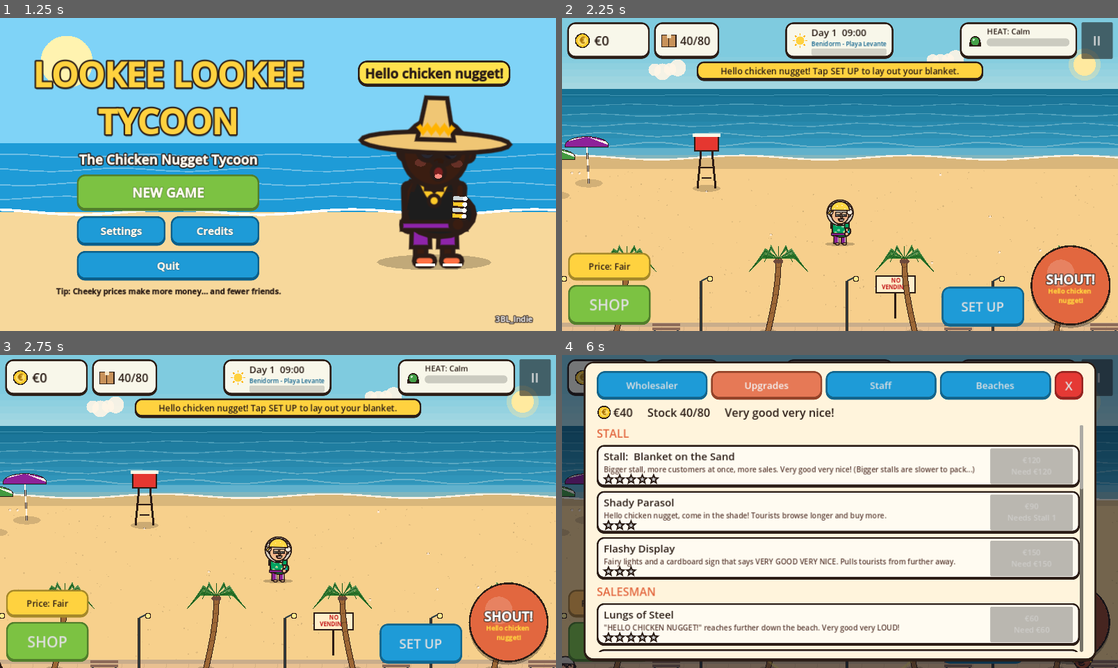
Above: before the commit, frames 1-4 (two rows, left to right).
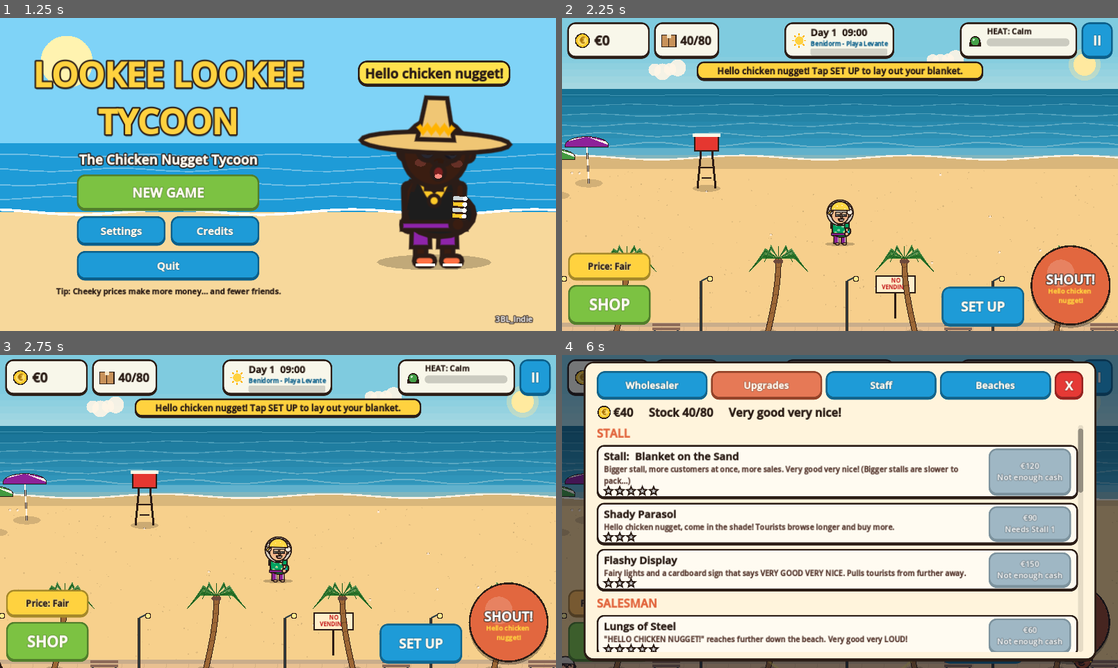
Above: after the commit, the same moments.

Repository: jamesbell2021/Animation-
Game: Godot game, scene res://scenes/main_menu.tscn
Same seed, same stepped clock (60 frames per second), same inputs: the game is played once before the commit and once after it.
Inputs (mouse positions are in pixels of both pictures, inside the frame that each line leads up to):
- Up to frame 1 (1.25 s): click "NEW GAME" at 0.5 s
- Up to frame 2 (2.25 s): click "NEW GAME" at 1.25 s; click "VERY GOOD VERY NICE! LET'S GO!" at 2 s
- Up to frame 3 (2.75 s): no input
- Up to frame 4 (6 s): click "II" at 2.75 s; click "RESUME" at 3.5 s; tap Enter (ui_accept) at 4.25 s; move the mouse to (962, 495) at 4.27 s; hold M (markup) 4.28-5 s; hold Space (shout) 4.28-5 s; click (962, 495) at 4.42 s; tap B (open_shop) at 4.52, 4.82 s; tap E (toggle_stall) at 4.55 s; click "Wholesaler" at 5 s; click "Upgrades" at 5.75 s

Frame 1 is identical in both runs. In frame 2, 2.6% of the frame differs, in the area x 4-100%, y 1-94%; in frame 3, 2.6%; in frame 4, 28%, in the area x 3-100%, y 1-95%.

Commit message:
Lookee Lookee Tycoon: exports, icons, docs, CI and polish
Android/Web/Windows/Linux export presets, app icons and itch cover
rendered from the character rig, README with Android and itch.io export
steps, an art guide for the modular PNG overrides (every creator layer,
4x art, greyscale tinting, body-type variants), itch build script and a
GitHub Actions workflow that runs the smoke test and builds every
platform.

Fixes: HUD/overlay controls now get the game theme, police watch a stall
before charging (a fair window to pack up), shout reach and crowd
placement rebalanced, heat decays slower while exposed, SHOUT cooldown
sweep clamped, gender-neutral lines for cops/rivals. The smoke test now
backs up and restores your save.

Co-Authored-By: Claude Opus 5.5 <noreply@anthropic.com>
Claude-Session: https://claude.ai/code/session_01255KLZ91PkSJFBk5v4i9QT

Diff:
--- a/lookee-lookee-tycoon/autoload/game_manager.gd
+++ b/lookee-lookee-tycoon/autoload/game_manager.gd
@@ -37,6 +37,11 @@
 func _ready() -> void:
 	process_mode = Node.PROCESS_MODE_ALWAYS
 	_setup_input()
+	# Merge into Godot's default theme too: Controls under a CanvasLayer (HUD, overlays)
+	# don't inherit the root window's theme.
+	ThemeDB.get_default_theme().merge_with(UITheme.get_theme())
+	ThemeDB.get_default_theme().default_font = UITheme.bold_font()
+	ThemeDB.get_default_theme().default_font_size = UITheme.FONT_SIZE
 	get_tree().root.theme = UITheme.get_theme()
 	get_tree().set_auto_accept_quit(false)
 	get_tree().set_quit_on_go_back(false)
--- a/lookee-lookee-tycoon/autoload/random_events.gd
+++ b/lookee-lookee-tycoon/autoload/random_events.gd
@@ -51,7 +51,7 @@
 	},
 	"rival": {
 		"title": "Rival Vendor!", "duration": 45.0, "weight": 1.4, "good": false,
-		"text": "A rival is stealing your chicken nuggets! SHOUT near him to scare him off!",
+		"text": "A rival is stealing your chicken nuggets! SHOUT near the rival to scare them off!",
 		"mods": {},
 	},
 	"seagull": {
--- a/lookee-lookee-tycoon/autoload/upgrades.gd
+++ b/lookee-lookee-tycoon/autoload/upgrades.gd
@@ -63,7 +63,7 @@
 	},
 	"cousin": {
 		"name": "Cousin in the Policía", "category": "Escape", "max": 3, "cost": 300.0, "growth": 2.6,
-		"desc": "He hears things. He tells you things. Heat builds up slower.",
+		"desc": "Your cousin hears things. Your cousin tells you things. Heat builds up slower.",
 	},
 	"van": {
 		"name": "Rusty Van", "category": "Empire", "max": 2, "cost": 900.0, "growth": 3.0,
@@ -122,7 +122,7 @@
 		if level(rid) < int(req[rid]):
 			return "Needs %s %d" % [DEFS[rid].name, int(req[rid])]
 	if not Economy.can_afford(cost(id)):
-		return "Need %s" % Lines.money(cost(id))
+		return "Not enough cash"
 	return ""
 
 
--- a/lookee-lookee-tycoon/data/lines.gd
+++ b/lookee-lookee-tycoon/data/lines.gd
@@ -139,12 +139,12 @@
 const ESCAPED := [
 	"You escaped! Very good very nice!",
 	"Gone like the wind! Very good very nice!",
-	"Lost him in the paddling pool! Very good very nice!",
+	"Lost the cop in the paddling pool! Very good very nice!",
 ]
 
 const CAUGHT := [
 	"Caught! Not very good, not very nice!",
-	"He ran faster. Very good for him, very not nice for you.",
+	"The cop ran faster. Very good for them, very not nice for you.",
 ]
 
 const COPS_COMING := [
@@ -196,7 +196,7 @@
 	"When the Heat meter turns red, PACK UP or run!",
 	"Tap a tourist to walk over and pitch to them directly.",
 	"Drag to look around the beach. Pinch or scroll to zoom.",
-	"Hire a Lookout. He asks police for directions. Very good very nice!",
+	"Hire a Lookout: they ask the police for directions. Very good very nice!",
 	"Cheeky prices make more money... and fewer friends.",
 	"Families love flamingos. Stag parties love everything.",
 ]
--- a/lookee-lookee-tycoon/project.godot
+++ b/lookee-lookee-tycoon/project.godot
@@ -19,7 +19,7 @@
 config/auto_accept_quit=false
 boot_splash/bg_color=Color(0.02, 0.02, 0.03, 1)
 boot_splash/show_image=false
-config/icon="res://icon.svg"
+config/icon="res://icons/app_icon.png"
 
 [autoload]
 
--- a/lookee-lookee-tycoon/scripts/beach/beach.gd
+++ b/lookee-lookee-tycoon/scripts/beach/beach.gd
@@ -80,7 +80,6 @@
 	add_child(camera)
 	camera.tapped.connect(_on_tapped)
 	# Scenery.
-	var b := BeachDB.get_beach(GameManager.current_beach)
 	for x in range(150, int(WORLD_W), 420):
 		var palm := BeachProp.make("palm", Vector2(x + _rng.randf_range(-40, 40), BeachBackdrop.PROM_Y + 18))
 		palm.flip = _rng.randf() < 0.5
--- a/lookee-lookee-tycoon/scripts/character/vendor_avatar.gd
+++ b/lookee-lookee-tycoon/scripts/character/vendor_avatar.gd
@@ -33,6 +33,8 @@
 const SKULL := Vector2(0, -24)  # skull centre, relative to the neck
 const FACE_X := 3.0             # features sit slightly forward for a 3/4 look
 const GOLD := Color("#ffc928")
+## PNG overrides are painted at 4x and drawn at a quarter size, so they stay sharp when zoomed.
+const ART_SCALE := 4.0
 
 ## When true the avatar mirrors CharacterData (the player's vendor and menu previews).
 @export var follow_character_data := false
@@ -89,6 +91,9 @@
 var _parts: Array[Part] = []
 
 static var _tex_cache := {}
+## Antialiased outlines look best at game sizes; big offline renders (icons) turn this off and
+## use MSAA instead, because the line feather scales with the zoom.
+static var smooth_lines := true
 
 
 func _ready() -> void:
@@ -141,6 +146,12 @@
 	_shadow.visible = p != Pose.SWIM and p != Pose.LIE
 	for part in [_leg_b, _leg_f, _arm_b, _arm_f]:
 		part.rotation = 0.0
+	# Apply the static part of the pose now, so culled (off-screen) avatars look right too.
+	if p == Pose.LIE:
+		_rig.rotation = -PI * 0.5
+		_rig.position = Vector2(58.0 * float(appearance.get("scale", 1.0)), -6.0)
+	elif p == Pose.SWIM:
+		_rig.position = Vector2(0, 22.0)
 
 
 ## Talk for a while (mouth flaps). Shout = talk + big arm wave.
@@ -207,6 +218,7 @@
 func _make_part(parent: Node, painter: Callable) -> Part:
 	var p := Part.new()
 	p.painter = painter
+	p.texture_filter = CanvasItem.TEXTURE_FILTER_LINEAR_WITH_MIPMAPS
 	parent.add_child(p)
 	_parts.append(p)
 	return p
@@ -376,7 +388,7 @@
 	if line_w > 0.0:
 		var closed := pts.duplicate()
 		closed.append(pts[0])
-		ci.draw_polyline(closed, OUTLINE, line_w, true)
+		ci.draw_polyline(closed, OUTLINE, line_w, smooth_lines)
 
 
 func _circle(ci: CanvasItem, c: Vector2, r: float, fill: Color, line_w := OUTLINE_W) -> void:
@@ -384,7 +396,7 @@
 
 
 func _line(ci: CanvasItem, pts: PackedVector2Array, color: Color, w: float) -> void:
-	ci.draw_polyline(pts, color, w, true)
+	ci.draw_polyline(pts, color, w, smooth_lines)
 
 
 func _i(key: String) -> int:
@@ -399,16 +411,36 @@
 	return str(appearance.get("uniform", "")) == "police"
 
 
-## Draws res://art/characters/<layer>/<style>.png instead of the procedural part if it exists.
-func _override(ci: CanvasItem, layer: String, style: String, tint: Color, anchor: Vector2) -> bool:
-	var path := "res://art/characters/%s/%s.png" % [layer, style.to_snake_case()]
+static func _override_tex(layer: String, style: String) -> Texture2D:
+	var path := "res://art/characters/%s/%s.png" % [layer, art_key(style)]
 	if not _tex_cache.has(path):
 		_tex_cache[path] = load(path) if ResourceLoader.exists(path) else null
-	var tex: Texture2D = _tex_cache[path]
+	return _tex_cache[path]
+
+
+## File name for a style: "Socks & Sandals" -> "socks_and_sandals", "Buzz Cut" -> "buzz_cut".
+static func art_key(style: String) -> String:
+	return style.to_lower().replace("&", "and").replace("-", " ").strip_edges().replace("  ", " ").replace(" ", "_")
+
+
+## Draws res://art/characters/<layer>/<style>.png instead of the procedural part if it exists.
+## The PNG is centred on the layer's anchor, drawn at 1/ART_SCALE size and multiplied by the
+## tint (paint tintable parts in light greys with dark outlines). See docs/ART_GUIDE.md.
+func _override(ci: CanvasItem, layer: String, style: String, tint: Color, anchor: Vector2) -> bool:
+	var tex := _override_tex(layer, style)
 	if tex == null:
 		return false
-	ci.draw_texture(tex, anchor - tex.get_size() * 0.5, tint)
+	var size := tex.get_size() / ART_SCALE
+	ci.draw_texture_rect(tex, Rect2(anchor - size * 0.5, size), false, tint)
 	return true
+
+
+## Like _override, but first tries a body-type specific file ("hawaiian_large.png").
+func _override_body(ci: CanvasItem, layer: String, style: String, tint: Color, anchor: Vector2) -> bool:
+	var body: String = AppearanceOptions.BODY_TYPES[clampi(_i("body"), 0, 3)]
+	if _override_tex(layer, style + " " + body) != null:
+		return _override(ci, layer, style + " " + body, tint, anchor)
+	return _override(ci, layer, style, tint, anchor)
 
 
 # --- Painters: body ---------------------------------------------------------------------------
@@ -426,6 +458,9 @@
 	# Leg (skin).
 	_shape(ci, _capsule(Vector2(0, 2), Vector2(0, LEG_LEN - 3.0), lw * 0.5), _skin)
 	# Bottoms.
+	if _override_body(ci, "bottoms", "police" if _uniform() else AppearanceOptions.BOTTOMS[bottoms], bcol, Vector2(0, LEG_LEN * 0.4)):
+		_paint_shoes(ci, lw)
+		return
 	var cover := 0.55
 	match bottoms:
 		1: cover = 0.68
@@ -442,7 +477,10 @@
 			_shape(ci, PackedVector2Array([Vector2(w - 5, 5), Vector2(w + 1, 5), Vector2(w + 1, 11), Vector2(w - 5, 11)]), bcol.darkened(0.15), 1.4)
 		4:  # trackie stripe
 			ci.draw_line(Vector2(w - 1.5, 0), Vector2(w - 1.5, LEG_LEN * cover), Color.WHITE, 2.0)
-	# Feet / shoes.
+	_paint_shoes(ci, lw)
+
+
+func _paint_shoes(ci: CanvasItem, lw: float) -> void:
 	var foot := Vector2(2.0, LEG_LEN - 1.0)
 	var shoes := _i("shoes")
 	var scol := _col("shoes_color", Color("#e53935"))
@@ -488,7 +526,7 @@
 	_shape(ci, _torso_points(), _skin)
 	if _belly > 0.0:
 		_shape(ci, _ellipse(Vector2(_belly * 0.5, -11.0), _waist + _belly * 0.4, 12.0 + _belly * 0.6, 20), _skin)
-	if not _override(ci, "shirts", "police" if shirt == 99 else AppearanceOptions.SHIRTS[clampi(shirt, 0, 6)], scol, Vector2(0, t * 0.5)):
+	if not _override_body(ci, "shirts", "police" if shirt == 99 else AppearanceOptions.SHIRTS[clampi(shirt, 0, 6)], scol, Vector2(0, t * 0.5)):
 		match shirt:
 			0:  # vest top
 				var pts := PackedVector2Array([
@@ -683,6 +721,8 @@
 func _paint_eyes(ci: CanvasItem) -> void:
 	var iris := _col("eye_color", Color("#3b2314"))
 	var style := _i("eyes")
+	if _override(ci, "eyes", AppearanceOptions.EYES[style], Color.WHITE, SKULL + Vector2(FACE_X, -1.0)):
+		return
 	for e in _eye_centers():
 		var look := Vector2(1.2, 0.0)
 		match style:
@@ -715,6 +755,8 @@
 
 
 func _paint_eyes_closed(ci: CanvasItem) -> void:
+	if _override(ci, "eyes", "closed", _skin, SKULL + Vector2(FACE_X, -1.0)):
+		return
 	for e in _eye_centers():
 		_line(ci, _ellipse(e + Vector2(0, -1.5), 5.0, 3.5, 10, 0.0, PI), OUTLINE, 2.4)
 
@@ -727,6 +769,8 @@
 	var col := _brow_color()
 	var y := SKULL.y - 10.0
 	var style := _i("brows")
+	if _override(ci, "brows", AppearanceOptions.BROWS[style], col, Vector2(FACE_X, y)):
+		return
 	for i in 2:
 		var sx := -1.0 if i == 0 else 1.0
 		var cx := sx * 9.0 + FACE_X
@@ -749,6 +793,8 @@
 func _paint_nose(ci: CanvasItem) -> void:
 	var p := SKULL + Vector2(FACE_X + 1.5, 6.0)
 	var col := _skin_dark
+	if _override(ci, "nose", AppearanceOptions.NOSES[_i("nose")], _skin, p):
+		return
 	match _i("nose"):
 		1:
 			_shape(ci, _ellipse(p + Vector2(1, 1), 6.0, 5.0, 16), col, 1.8)
@@ -770,6 +816,8 @@
 
 func _paint_mouth(ci: CanvasItem) -> void:
 	var m := _mouth_pos()
+	if _override(ci, "mouth", AppearanceOptions.MOUTHS[_i("mouth")], Color.WHITE, m):
+		return
 	match _i("mouth"):
 		1, 4:  # big smile / gold tooth
 			_shape(ci, _ellipse(m + Vector2(0, -2), 8.0, 7.0, 12, 0.0, PI), Color("#7a1f1f"), 2.0)
@@ -790,6 +838,8 @@
 
 func _paint_mouth_open(ci: CanvasItem) -> void:
 	var m := _mouth_pos()
+	if _override(ci, "mouth", "open", Color.WHITE, m):
+		return
 	_shape(ci, _ellipse(m + Vector2(0, 1), 7.5, 8.0, 18), Color("#6d1b1b"), 2.0)
 	ci.draw_colored_polygon(PackedVector2Array([m + Vector2(-6, -5), m + Vector2(6, -5), m + Vector2(5, -2), m + Vector2(-5, -2)]), Color.WHITE)
 	ci.draw_colored_polygon(_ellipse(m + Vector2(0, 5), 4.5, 2.6, 12), Color("#ff8a80"))
@@ -800,6 +850,8 @@
 func _paint_beard(ci: CanvasItem) -> void:
 	var col := _hair if _i("hair_style") != 0 or _hair.get_luminance() < 0.8 else _hair.darkened(0.2)
 	var c := SKULL
+	if _i("facial_hair") > 0 and _override(ci, "facial_hair", AppearanceOptions.FACIAL_HAIR[_i("facial_hair")], col, c + Vector2(FACE_X, 8.0)):
+		return
 	match _i("facial_hair"):
 		1:  # stubble
 			var stub := col
@@ -823,6 +875,8 @@
 func _paint_stache(ci: CanvasItem) -> void:
 	var col := _hair if _hair.get_luminance() < 0.85 else _hair.darkened(0.15)
 	var m := _mouth_pos() + Vector2(0, -6)
+	if _override_tex("facial_hair", AppearanceOptions.FACIAL_HAIR[_i("facial_hair")]) != null:
+		return  # the PNG (drawn by _paint_beard) includes any moustache
 	match _i("facial_hair"):
 		2, 4, 5:  # moustache (also part of goatee and full beard)
 			var pts := PackedVector2Array([m + Vector2(-9, 2), m + Vector2(-5, -3), m + Vector2(0, -2), m + Vector2(5, -3), m + Vector2(9, 2), m + Vector2(4, 1), m + Vector2(0, 2), m + Vector2(-4, 1)])
--- a/lookee-lookee-tycoon/scripts/ui/character_creator.gd
+++ b/lookee-lookee-tycoon/scripts/ui/character_creator.gd
@@ -134,7 +134,7 @@
 	row.add_child(say)
 
 	# Right: categories.
-	var right := UITheme.panel(Color(1, 0.97, 0.9, 0.95))
+	var right := UITheme.panel(Color(1, 0.97, 0.9))
 	right.size_flags_horizontal = Control.SIZE_EXPAND_FILL
 	main.add_child(right)
 	var rv := VBoxContainer.new()
--- a/lookee-lookee-tycoon/tests/smoke_test.gd
+++ b/lookee-lookee-tycoon/tests/smoke_test.gd
@@ -2,8 +2,7 @@
 ## Headless smoke test: plays through the whole game loop at high speed and fails loudly if
 ## anything breaks. Run from the project folder:
 ##   godot --headless --path . res://tests/smoke_test.tscn
-## Exit code 0 = passed. It deletes and recreates the save file, so don't run it on a
-## machine where you care about your Lookee Lookee empire.
+## Exit code 0 = passed. Your own save and settings are backed up first and restored after.
 
 var failures: Array[String] = []
 var _t0 := 0
@@ -68,7 +67,26 @@
 	return Overlay.stack.back() if not Overlay.stack.is_empty() else null
 
 
+const BACKUPS := {SaveSystem.SAVE_PATH: "user://smoke_backup_save.json", SaveSystem.SETTINGS_PATH: "user://smoke_backup_settings.cfg"}
+
+
+func _backup() -> void:
+	for path in BACKUPS:
+		if FileAccess.file_exists(path):
+			DirAccess.copy_absolute(path, BACKUPS[path])
+
+
+func _restore() -> void:
+	for path in BACKUPS:
+		if FileAccess.file_exists(BACKUPS[path]):
+			DirAccess.copy_absolute(BACKUPS[path], path)
+			DirAccess.remove_absolute(BACKUPS[path])
+		elif FileAccess.file_exists(path):
+			DirAccess.remove_absolute(path)
+
+
 func _run() -> void:
+	_backup()
 	await frames(2)
 	print("== Data")
 	check(ItemDB.ids().size() >= 15, "item catalogue")
@@ -293,6 +311,7 @@
 	check(get_tree().current_scene.name == "MainMenu", "main menu")
 	SaveSystem.delete_save()
 
+	_restore()
 	print("")
 	print("Smoke test finished in %.1fs" % ((Time.get_ticks_msec() - _t0) / 1000.0))
 	if failures.is_empty():
--- /dev/null
+++ b/lookee-lookee-tycoon/tools/make_icons.gd
@@ -0,0 +1,112 @@
+extends Node
+## Renders the app icons and itch.io cover from the real character rig, so they always match
+## the game's art. Needs a display (use xvfb-run on a headless Linux box):
+##   godot --path . res://tools/make_icons.tscn
+## Writes icons/app_icon.png (512), icons/app_icon_192.png, icons/adaptive_foreground.png and
+## icons/adaptive_background.png (432, Android adaptive icon layers) and itch/cover.png.
+
+
+func _ready() -> void:
+	_run.call_deferred()
+
+
+func _render(size: Vector2i, build: Callable, transparent := false) -> Image:
+	var vp := SubViewport.new()
+	vp.size = size
+	vp.transparent_bg = transparent
+	vp.msaa_2d = Viewport.MSAA_8X
+	vp.render_target_update_mode = SubViewport.UPDATE_ONCE
+	add_child(vp)
+	build.call(vp)
+	for i in 4:
+		await get_tree().process_frame
+	await RenderingServer.frame_post_draw
+	var img := vp.get_texture().get_image()
+	vp.queue_free()
+	return img
+
+
+func _icon_look() -> Dictionary:
+	var a := AppearanceOptions.default_appearance()
+	a.shirt = 2
+	a.mouth = 4
+	return a
+
+
+func _avatar(parent: Node, pos: Vector2, s: float, shout := false) -> VendorAvatar:
+	var av := VendorAvatar.new()
+	parent.add_child(av)
+	av.set_appearance(_icon_look())
+	av.position = pos
+	av.scale = Vector2(s, s)
+	if shout:
+		av.shout(5.0)
+	return av
+
+
+class BeachBg extends Node2D:
+	var size := Vector2(512, 512)
+
+	func _draw() -> void:
+		draw_rect(Rect2(0, 0, size.x, size.y * 0.5), Color("#7fd3f7"))
+		draw_rect(Rect2(0, size.y * 0.5, size.x, size.y * 0.2), Color("#1e9bd7"))
+		draw_rect(Rect2(0, size.y * 0.7, size.x, size.y * 0.3), Color("#f7d89b"))
+		draw_circle(Vector2(size.x * 0.8, size.y * 0.2), size.x * 0.1, Color("#fff3b0"))
+
+
+func _beach_bg(parent: Node, size: Vector2) -> void:
+	var bg := BeachBg.new()
+	bg.size = size
+	parent.add_child(bg)
+
+
+func _build_icon(vp: SubViewport) -> void:
+	_beach_bg(vp, Vector2(512, 512))
+	_avatar(vp, Vector2(256, 760), 6.2)
+
+
+func _build_fg(vp: SubViewport) -> void:
+	_avatar(vp, Vector2(216, 560), 4.0)
+
+
+func _build_bg(vp: SubViewport) -> void:
+	_beach_bg(vp, Vector2(432, 432))
+
+
+func _build_cover(vp: SubViewport) -> void:
+	_beach_bg(vp, Vector2(630, 500))
+	_avatar(vp, Vector2(470, 480), 2.9, true)
+	vp.add_child(_text("LOOKEE LOOKEE\nTYCOON", 58, UITheme.LEMON, 16, Vector2(24, 24)))
+	vp.add_child(_text("Hello chicken nugget!\nVery good very nice!", 30, Color.WHITE, 10, Vector2(28, 330)))
+
+
+func _text(t: String, size: int, col: Color, outline: int, pos: Vector2) -> Label:
+	var l := Label.new()
+	l.text = t
+	l.add_theme_font_override("font", UITheme.bold_font())
+	l.add_theme_font_size_override("font_size", size)
+	l.add_theme_color_override("font_color", col)
+	l.add_theme_color_override("font_outline_color", UITheme.INK)
+	l.add_theme_constant_override("outline_size", outline)
+	l.position = pos
+	return l
+
+
+func _run() -> void:
+	VendorAvatar.smooth_lines = false
+	DirAccess.make_dir_recursive_absolute(ProjectSettings.globalize_path("res://icons"))
+	DirAccess.make_dir_recursive_absolute(ProjectSettings.globalize_path("res://itch"))
+	var icon := await _render(Vector2i(512, 512), _build_icon)
+	icon.save_png(ProjectSettings.globalize_path("res://icons/app_icon.png"))
+	var small := icon.duplicate()
+	small.resize(192, 192, Image.INTERPOLATE_LANCZOS)
+	small.save_png(ProjectSettings.globalize_path("res://icons/app_icon_192.png"))
+	# Android adaptive layers: the face inside the central safe zone, on transparency.
+	var fg := await _render(Vector2i(432, 432), _build_fg, true)
+	fg.save_png(ProjectSettings.globalize_path("res://icons/adaptive_foreground.png"))
+	var bgimg := await _render(Vector2i(432, 432), _build_bg)
+	bgimg.save_png(ProjectSettings.globalize_path("res://icons/adaptive_background.png"))
+	var cover := await _render(Vector2i(630, 500), _build_cover)
+	cover.save_png(ProjectSettings.globalize_path("res://itch/cover.png"))
+	print("Icons written. Very good very nice!")
+	get_tree().quit()
--- /dev/null
+++ b/lookee-lookee-tycoon/tools/make_icons.tscn
@@ -0,0 +1,6 @@
+[gd_scene load_steps=2 format=3]
+
+[ext_resource type="Script" path="res://tools/make_icons.gd" id="1"]
+
+[node name="MakeIcons" type="Node"]
+script = ExtResource("1")
--- /dev/null
+++ b/lookee-lookee-tycoon/tools/screenshots.gd
@@ -0,0 +1,152 @@
+extends Node
+## Takes screenshots of every screen for checking the art and for the itch.io page.
+##   godot --path . res://tools/screenshots.tscn -- <output_dir>
+## (needs a display; on a headless Linux box wrap it in xvfb-run). Uses a fresh game and
+## deletes the save afterwards.
+
+var out_dir := "user://screens"
+var _n := 0
+
+
+func _ready() -> void:
+	process_mode = Node.PROCESS_MODE_ALWAYS
+	var args := OS.get_cmdline_user_args()
+	if not args.is_empty():
+		out_dir = args[0]
+	DirAccess.make_dir_recursive_absolute(out_dir)
+	var p := get_parent()
+	p.remove_child.call_deferred(self)
+	get_tree().root.add_child.call_deferred(self)
+	_run.call_deferred()
+
+
+func frames(n: int) -> void:
+	for i in n:
+		await get_tree().process_frame
+
+
+func wait(s: float) -> void:
+	await get_tree().create_timer(s, true, false, true).timeout
+
+
+func shot(name: String) -> void:
+	await RenderingServer.frame_post_draw
+	var img := get_viewport().get_texture().get_image()
+	_n += 1
+	var path := "%s/%02d_%s.png" % [out_dir, _n, name]
+	img.save_png(path)
+	print("saved ", path)
+
+
+func _run() -> void:
+	SaveSystem.delete_save()
+	await wait(4.0)  # splash + audio warm-up
+	get_tree().change_scene_to_file("res://scenes/main_menu.tscn")
+	await wait(1.5)
+	await shot("menu")
+
+	GameManager.new_game()
+	await wait(0.8)
+	var creator := get_tree().current_scene
+	var rng := RandomNumberGenerator.new()
+	rng.seed = 4
+	creator.working = AppearanceOptions.random_appearance(rng)
+	creator.working.hair_style = 5
+	creator.working.hat = 0
+	creator.working.glasses = 1
+	creator.working.chain = 2
+	creator.working.watch = 2
+	creator.working.facial_hair = 2
+	creator.working.skin_tone = 0.8
+	creator.working.skin = AppearanceOptions.skin_color(0.8, 0.1).to_html(false)
+	creator.working.name = "Very Nice Vince"
+	creator._name_edit.text = creator.working.name
+	creator._update_preview(false)
+	creator._set_tab(0)
+	await wait(0.6)
+	await shot("creator_skin")
+	creator._set_tab(1)
+	await wait(0.4)
+	await shot("creator_hair")
+	creator._set_tab(5)
+	creator._say_it()
+	await wait(0.4)
+	await shot("creator_extras")
+	creator._confirm()
+	await wait(2.0)
+
+	var beach := get_tree().current_scene
+	Engine.time_scale = 3.0
+	beach.vendor.command_toggle_stall()
+	await wait(1.0)
+	for i in 6:
+		beach.vendor.command_shout()
+		await wait(2.5)
+		while not Overlay.stack.is_empty():
+			var top: Node = Overlay.stack.back()
+			if top.has_method("_choose"):
+				top._choose("fine")
+			else:
+				top.close()
+			await frames(2)
+		if not beach.vendor.stall.is_open():
+			beach.vendor.release()
+			beach.vendor.command_toggle_stall()
+	Engine.time_scale = 1.0
+	beach.camera.position = beach.vendor.position + Vector2(0, -60)
+	beach.camera.set_zoom_level(1.0)
+	beach.vendor.command_shout()
+	await wait(0.5)
+	await shot("beach")
+	beach.camera.set_zoom_level(0.6)
+	await wait(0.3)
+	await shot("beach_wide")
+
+	Economy.add_cash(5000.0, "test")
+	for id in ["stall", "stall", "stall", "parasol", "display", "display"]:
+		Upgrades.buy(id)
+	beach.vendor.stall.close()
+	await wait(0.3)
+	beach.vendor.command_toggle_stall()
+	RandomEvents.trigger("cruise")
+	await wait(1.5)
+	beach.camera.set_zoom_level(1.1)
+	beach.camera.position = beach.vendor.position + Vector2(0, -90)
+	await wait(0.3)
+	await shot("gazebo_event")
+
+	beach.hud.open_shop()
+	await wait(0.4)
+	await shot("shop_stock")
+	var shop: Node = Overlay.stack.back()
+	shop._set_tab(1)
+	await wait(0.3)
+	await shot("shop_upgrades")
+	shop._set_tab(2)
+	await wait(0.3)
+	await shot("shop_staff")
+	shop._set_tab(3)
+	await wait(0.3)
+	await shot("shop_beaches")
+	shop.close()
+	await frames(3)
+
+	var cop: Police = beach.police[0]
+	cop.position = beach.vendor.stall.position + Vector2(40, 40)
+	beach._on_cop_reached_stall(cop, beach.vendor.stall)
+	await wait(0.4)
+	await shot("busted")
+	(Overlay.stack.back() as Node)._choose("fine")
+	await frames(3)
+
+	beach.hud.open_pause()
+	await wait(0.4)
+	await shot("pause")
+	(Overlay.stack.back() as Node).close()
+	await frames(3)
+
+	GameManager.hour = GameManager.DAY_END_HOUR - 0.01
+	await wait(0.6)
+	await shot("day_summary")
+	SaveSystem.delete_save()
+	get_tree().quit()
--- /dev/null
+++ b/lookee-lookee-tycoon/tools/screenshots.tscn
@@ -0,0 +1,6 @@
+[gd_scene load_steps=2 format=3]
+
+[ext_resource type="Script" path="res://tools/screenshots.gd" id="1"]
+
+[node name="Screenshots" type="Node"]
+script = ExtResource("1")
Not shown, added: lookee-lookee-tycoon/docs/.gdignore
Binary file added: lookee-lookee-tycoon/docs/screens/beach.jpg
Binary file added: lookee-lookee-tycoon/docs/screens/beach_wide.jpg
Binary file added: lookee-lookee-tycoon/docs/screens/busted.jpg
Binary file added: lookee-lookee-tycoon/docs/screens/creator_extras.jpg
Binary file added: lookee-lookee-tycoon/docs/screens/creator_hair.jpg
Binary file added: lookee-lookee-tycoon/docs/screens/creator_skin.jpg
Binary file added: lookee-lookee-tycoon/docs/screens/day_summary.jpg
Binary file added: lookee-lookee-tycoon/docs/screens/gazebo_event.jpg
Binary file added: lookee-lookee-tycoon/docs/screens/menu.jpg
Binary file added: lookee-lookee-tycoon/docs/screens/shop_beaches.jpg
Binary file added: lookee-lookee-tycoon/docs/screens/shop_staff.jpg
(and 13 more such lines)
